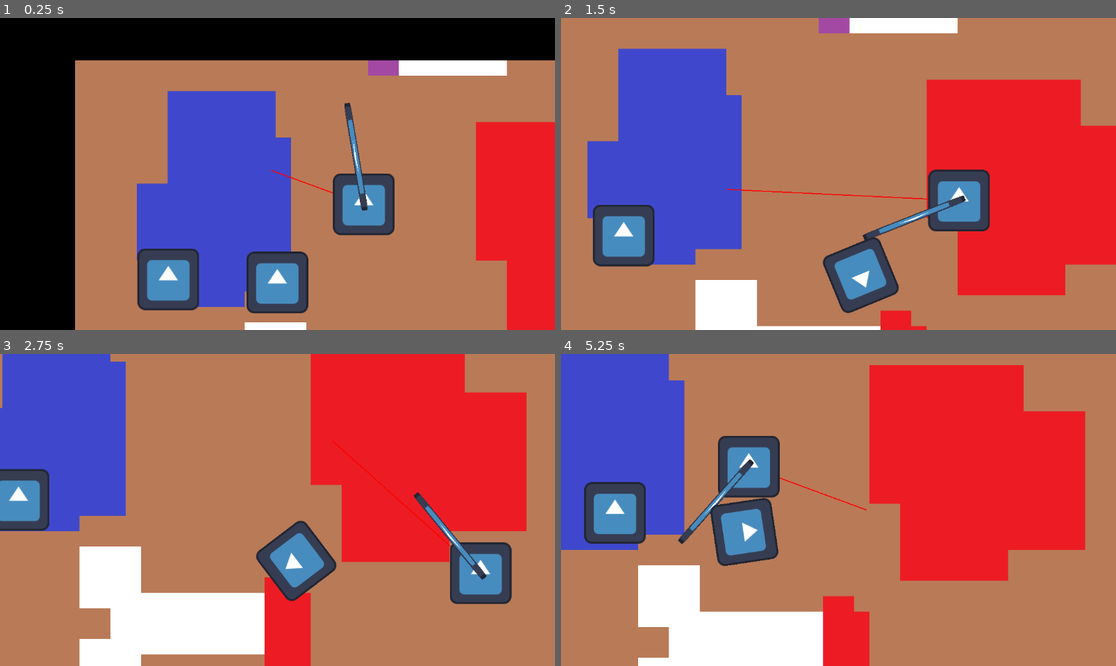
Above: before the commit, frames 1-4 (two rows, left to right).
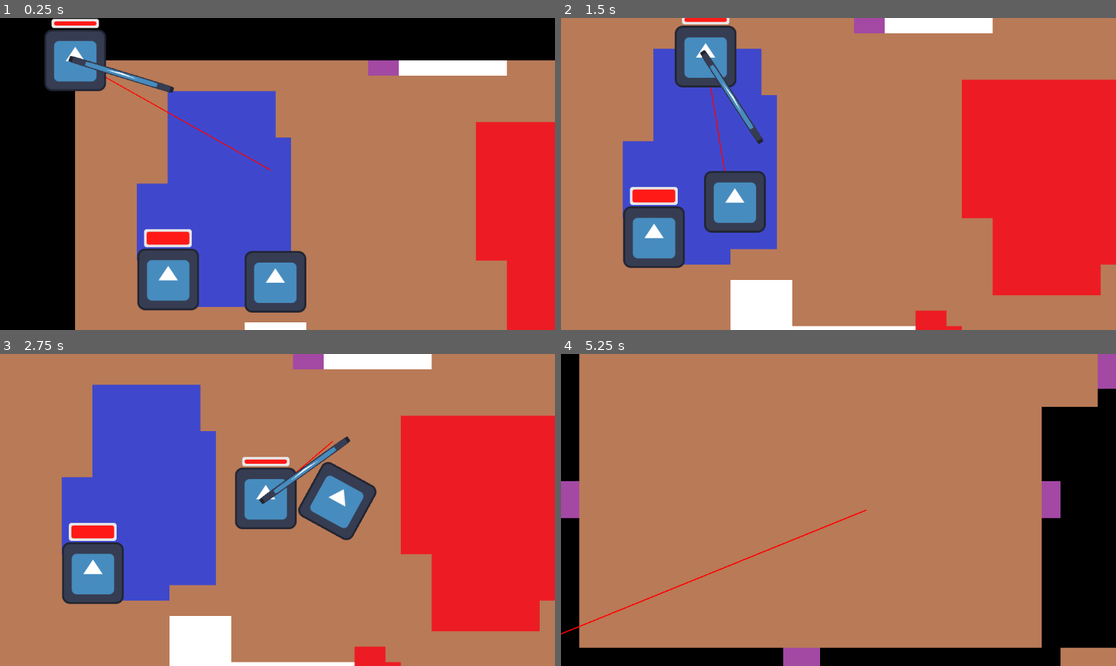
Above: after the commit, the same moments.

Repository: Arthexs/Rising-gamejam
Game: Godot game, scene res://Scenes/Main/main.tscn
Same seed, same stepped clock (60 frames per second), same inputs: the game is played once before the commit and once after it. The engine's default icon, where the game draws it, is replaced by a stand-in: a white triangle on a blue panel in a dark square.
Inputs (mouse positions are in pixels of both pictures, inside the frame that each line leads up to):
- Up to frame 1 (0.25 s): no input
- Up to frame 2 (1.5 s): move the mouse to (960, 158) at 0.52 s; hold D (Right) 0.53-1.28 s; move the mouse to (727, 189) at 1.27 s; hold S (Down) from 1.28 s (still down)
- Up to frame 3 (2.75 s): move the mouse to (333, 441) at 2.02 s; release S (Down) at 2.03 s; hold D (Right) from 2.03 s (still down)
- Up to frame 4 (5.25 s): move the mouse to (810, 572) at 2.77 s; release D (Right) at 2.78 s; hold W (Up) 2.78-3.53 s; move the mouse to (1005, 556) at 3.52 s; hold A (Left) 3.53-5.03 s; move the mouse to (672, 463) at 4.27 s; move the mouse to (866, 510) at 5.02 s; hold S (Down) from 5.03 s (still down)

The runs differ from the first frame. In frame 1, 6.4% of the frame differs, in the area x 8-72%, y 0-95%; in frame 2, 28%; in frame 3, 57%; in frame 4, 61%, in the area x 0-100%, y 0-100%.
Error after the commit: Parse Error: Could not find type "Hammer" in the current scope. (res://Scenes/Mobs/ranged_mob.gd:66)

Commit message:
Restored health module and added ranged_mob functionality

Diff:
--- a/Scenes/Mobs/ranged_mob.gd
+++ b/Scenes/Mobs/ranged_mob.gd
@@ -5,29 +5,86 @@
 
 @export var nav_agent: NavigationAgent2D
 @export var player: Player
-@export var acceleration: float = 10.0
-var movement_force = acceleration * mass
+@export var acceleration: float = 3.0
+@export var max_vel: float = 300.0
+@export var friction_coefficient: float = 20 # px/m/s
+var movement_force = acceleration * mass * 32 # px/m
+
+@export var impact_threshold: float = 0.6 # Fraction of velocity needed to be lost to be considered impacted
+@export var impact_damage_tuner: float = 1.0
+
+var flying: bool = false
+
+var prev_velocity: Vector2 = Vector2.ZERO
+
+var health_module: HealthModule
 
 func _ready():
 	# These values need to be adjusted for the actor's speed
 	# and the navigation layout.
+	health_module = get_node("HealthModule")
 	nav_agent.target_desired_distance = 10.0
+	contact_monitor = true
+	max_contacts_reported = 8
 
 func set_target(target: Vector2):
 	nav_agent.target_position = target
 	nav_agent.get_next_path_position()
 
 func _physics_process(delta):
+	var delta_vel: float = (linear_velocity - prev_velocity).length()
+
+	if delta_vel/prev_velocity.length() > impact_threshold && flying:
+		var force: float = delta_vel/delta * mass
+		var damage: float = force/100000
+		print("damage taken: ", damage)
+		health_module.take_damage(damage)
+		linear_velocity = Vector2.ZERO
+			#apply_impulse(applied_impulse * 1.0, state.get_contact_collider_position(i))
+			#collider.apply_impulse(-applied_impulse, state.get_contact_collider_position(i))
+			#print("apply impulse")
+
+
 	set_target(player.global_position)
 	if not nav_agent.is_target_reached():
 		var direction: Vector2 = (nav_agent.get_next_path_position() - global_position).normalized()
-		print(player.global_position)
-		print(nav_agent.get_next_path_position())
-		print(global_position)
-
 		apply_movement(direction)
 
+	apply_friction()
+	prev_velocity = linear_velocity
+
+func _integrate_forces(state: PhysicsDirectBodyState2D) -> void:
+	var applied_impulse: Vector2 = Vector2.ZERO
+	for i: int in range(get_contact_count()):
+		applied_impulse += state.get_contact_impulse(i)
+		#print(i)
+		var collider: Node2D = state.get_contact_collider_object(i) as Node2D
+		#var collider_rid: RID = state.get_contact_collider(i)
+		if collider is TileMapLayer:
+			print("collided with wall")
+
+		if collider is Hammer:
+			pass
+			#print("collided with hammer")
+
+		if collider.is_in_group("enemies"):
+			print("collided with enemy")
+
+
+func apply_friction() -> void:
+	#print(linear_velocity.length(), "/", max_vel)
+	if linear_velocity.length() < max_vel:
+		flying = false
+		apply_central_force(-linear_velocity.normalized() * friction_coefficient)
+	else:
+		flying = true
+		apply_central_force(-linear_velocity.normalized() * friction_coefficient*0.1)
+
 func apply_movement(direction: Vector2) -> void:
+	if flying:
+		print("flying")
+		return
+
 	if direction.dot(linear_velocity) < 0:
 		apply_central_force(direction * movement_force*1.5)
 	else:
--- a/Scenes/Mobs/ranged_mob.tscn
+++ b/Scenes/Mobs/ranged_mob.tscn
@@ -1,7 +1,8 @@
-[gd_scene load_steps=5 format=3 uid="uid://bo358una2qcdx"]
+[gd_scene load_steps=6 format=3 uid="uid://bo358una2qcdx"]
 
 [ext_resource type="Script" uid="uid://ssl3pypti8gp" path="res://Scenes/Mobs/ranged_mob.gd" id="1_jcomp"]
 [ext_resource type="Texture2D" uid="uid://ccrdslwfsw0xn" path="res://icon.svg" id="2_tmhk6"]
+[ext_resource type="PackedScene" uid="uid://buug0vtr25jkt" path="res://Scenes/Player/health_module.tscn" id="3_tmhk6"]
 
 [sub_resource type="PhysicsMaterial" id="PhysicsMaterial_jcomp"]
 
@@ -9,9 +10,10 @@
 size = Vector2(127, 129)
 
 [node name="RangedMob" type="RigidBody2D" node_paths=PackedStringArray("nav_agent")]
-mass = 5.0
+mass = 50.0
 physics_material_override = SubResource("PhysicsMaterial_jcomp")
 gravity_scale = 0.0
+lock_rotation = true
 script = ExtResource("1_jcomp")
 nav_agent = NodePath("NavigationAgent2D")
 
@@ -23,3 +25,10 @@
 texture = ExtResource("2_tmhk6")
 
 [node name="NavigationAgent2D" type="NavigationAgent2D" parent="."]
+
+[node name="HealthModule" parent="." node_paths=PackedStringArray("box") instance=ExtResource("3_tmhk6")]
+offset_left = 570.315
+offset_top = -150.312
+offset_right = 708.315
+offset_bottom = -123.312
+box = NodePath("../CollisionShape2D")
--- a/Scenes/Player/health_module.gd
+++ b/Scenes/Player/health_module.gd
@@ -1,10 +1,19 @@
-extends Node2D
+extends ProgressBar
 
+class_name HealthModule
+
+@export var box: CollisionShape2D
 @export var max_health: float = 100.0
-var health: float = max_health
+@onready var health: float = max_health
 
 signal death()
 signal damaged(damage: float)
+
+func _ready() -> void:
+	scale_bar()
+
+func _process(delta: float) -> void:
+	value = health/max_health * max_value
 
 func take_damage(damage: float) -> void:
 	health -= damage
@@ -15,6 +24,14 @@
 	if health <= 0.0:
 		die()
 
+func scale_bar() -> void:
+	var rect: Rect2 = box.shape.get_rect()
+	print(rect.position)
+	size.x = rect.size.x * 0.7
+	global_position = rect.position + box.global_position
+	global_position.y -= size.y + 8
+	global_position.x += rect.size.x/2 - size.x/2
+
 func die() -> void:
 	death.emit()
 	get_parent().queue_free()
--- a/Scenes/Player/health_module.tscn
+++ b/Scenes/Player/health_module.tscn
@@ -1,6 +1,30 @@
-[gd_scene load_steps=2 format=3 uid="uid://buug0vtr25jkt"]
+[gd_scene load_steps=4 format=3 uid="uid://buug0vtr25jkt"]
 
 [ext_resource type="Script" uid="uid://ca61hc2hri6n8" path="res://Scenes/Player/health_module.gd" id="1_y01vn"]
 
-[node name="HealthModule" type="Node2D"]
+[sub_resource type="StyleBoxFlat" id="StyleBoxFlat_y01vn"]
+bg_color = Color(0.907942, 0.907942, 0.907942, 1)
+corner_radius_top_left = 5
+corner_radius_top_right = 5
+corner_radius_bottom_right = 5
+corner_radius_bottom_left = 5
+expand_margin_left = 5.0
+expand_margin_top = 5.0
+expand_margin_right = 5.0
+expand_margin_bottom = 5.0
+
+[sub_resource type="StyleBoxFlat" id="StyleBoxFlat_lq0p6"]
+bg_color = Color(1, 0.101961, 0.0941176, 1)
+corner_radius_top_left = 5
+corner_radius_top_right = 5
+corner_radius_bottom_right = 5
+corner_radius_bottom_left = 5
+
+[node name="ProgressBar" type="ProgressBar"]
+offset_right = 138.0
+offset_bottom = 9.0
+theme_override_styles/background = SubResource("StyleBoxFlat_y01vn")
+theme_override_styles/fill = SubResource("StyleBoxFlat_lq0p6")
+value = 70.0
+show_percentage = false
 script = ExtResource("1_y01vn")
--- a/Scenes/Player/player.tscn
+++ b/Scenes/Player/player.tscn
@@ -1,8 +1,9 @@
-[gd_scene load_steps=7 format=3 uid="uid://dyt4v8eus8pq1"]
+[gd_scene load_steps=8 format=3 uid="uid://dyt4v8eus8pq1"]
 
 [ext_resource type="Script" uid="uid://in80cvamluap" path="res://Scenes/Player/player.gd" id="1_a3d8c"]
 [ext_resource type="Texture2D" uid="uid://ccrdslwfsw0xn" path="res://icon.svg" id="1_uvnfx"]
 [ext_resource type="Script" uid="uid://bds3x30hrriwb" path="res://Scenes/Player/weapon.gd" id="3_xpcdj"]
+[ext_resource type="PackedScene" uid="uid://buug0vtr25jkt" path="res://Scenes/Player/health_module.tscn" id="4_mtuoh"]
 
 [sub_resource type="RectangleShape2D" id="RectangleShape2D_a3d8c"]
 size = Vector2(126, 128)
@@ -14,7 +15,6 @@
 size = Vector2(126, 127)
 
 [node name="Player" type="CharacterBody2D" node_paths=PackedStringArray("hurtbox")]
-position = Vector2(599, 299)
 script = ExtResource("1_a3d8c")
 hurtbox = NodePath("Hitbox")
 metadata/_edit_group_ = true
@@ -52,4 +52,7 @@
 position = Vector2(0, -0.5)
 shape = SubResource("RectangleShape2D_mtuoh")
 
+[node name="ProgressBar" parent="." node_paths=PackedStringArray("box") instance=ExtResource("4_mtuoh")]
+box = NodePath("../CollisionShape2D")
+
 [connection signal="body_shape_entered" from="Hitbox" to="." method="_on_hurt_box_body_shape_entered"]
